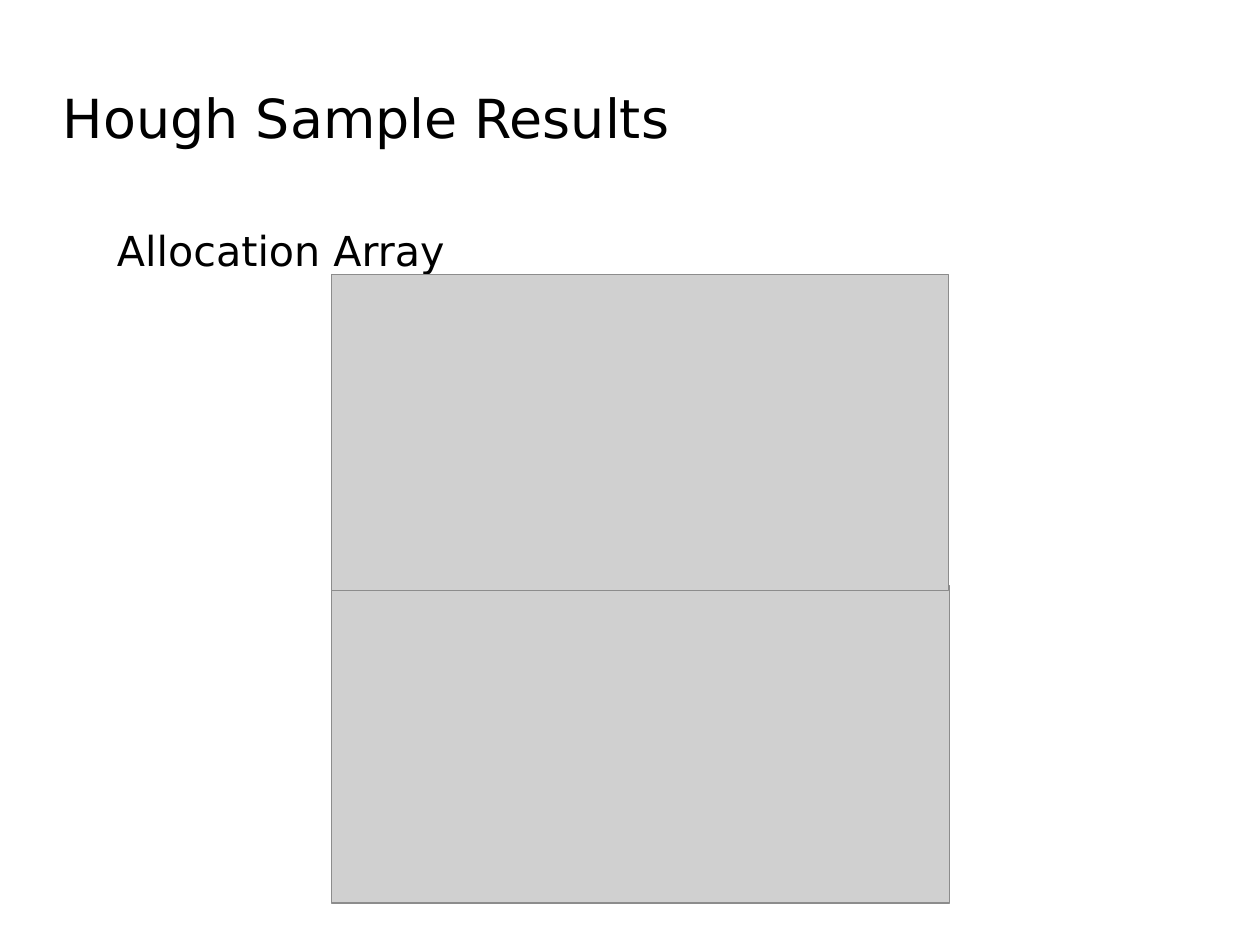
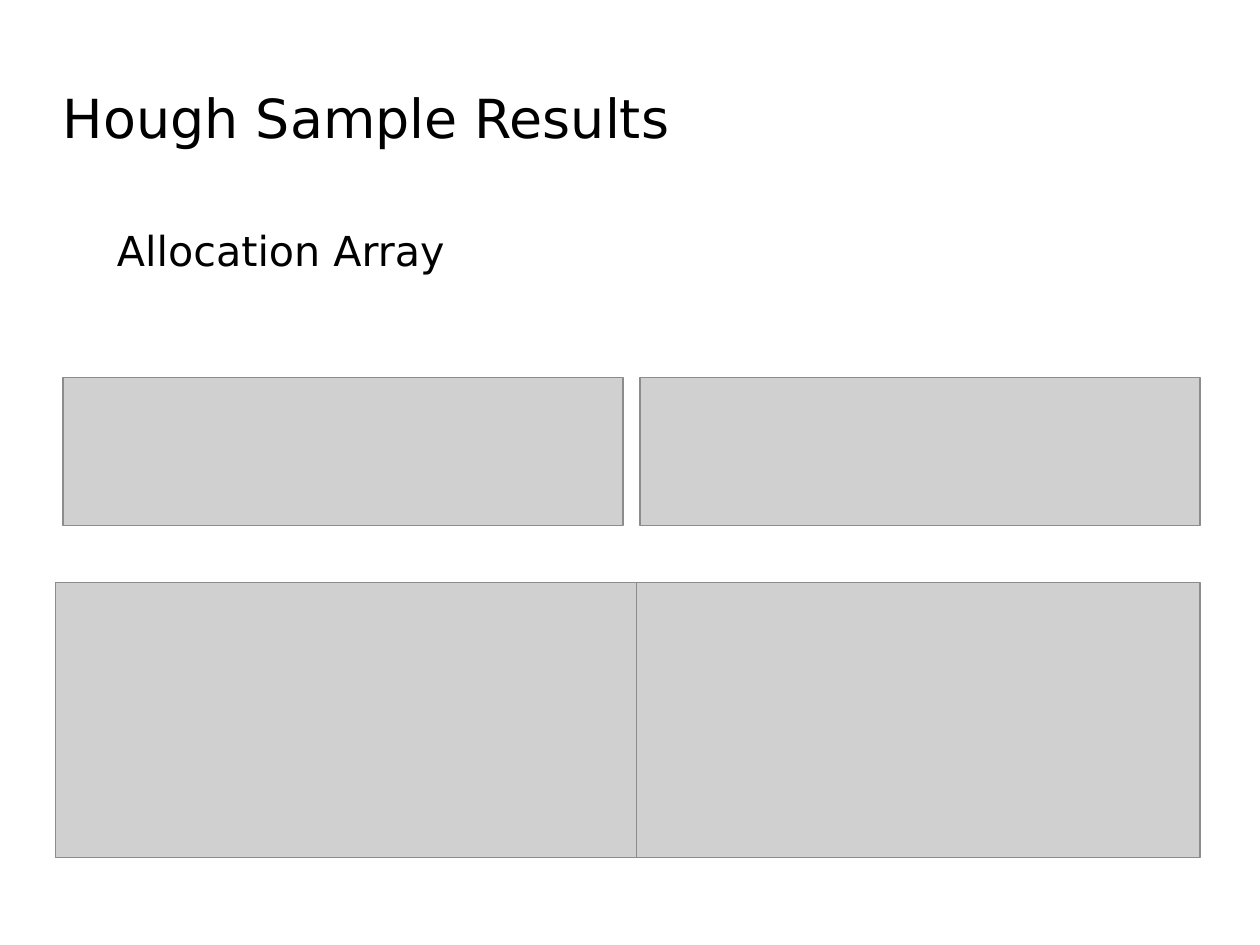
Before and after one commit to Luke-Meyer/dip_project, a slide deck: slide 13 of Presentation/FinalPresentation.odp (slide 14 before the commit). Drawn at 1260x945 pixels with LibreOffice and Linux fonts; fonts in the diff are those of the drawing; grey boxes stand for pictures; background and template pictures are left out. Boxes give left, top, right and bottom in pixels: in the first picture for what was removed or moved away, otherwise in the second. Text is boxed around its words. In the diff, an @@ line names an element or a change of style, - is before the commit and + after.

```diff
--- a/Presentation/FinalPresentation.odp
+++ b/Presentation/FinalPresentation.odp
@@ picture added at (63,377,623,526) @@
@@ picture added at (640,377,1201,526) @@
@@ picture: place and size @@
-picture at (332,585,950,903)
+picture at (56,583,637,858)
@@ picture: place and size @@
-picture at (332,274,949,591)
+picture at (637,583,1201,858)
```
Also in this commit, not shown: 3 other slides changed, 1 slide removed.
